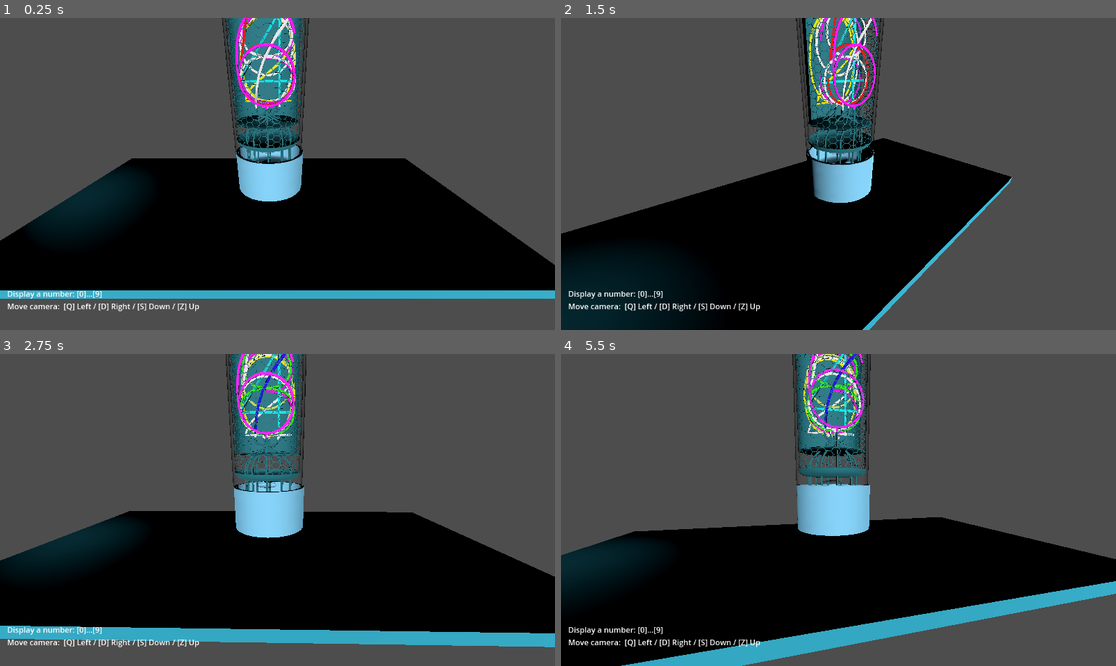
Above: before the commit, frames 1-4 (two rows, left to right).
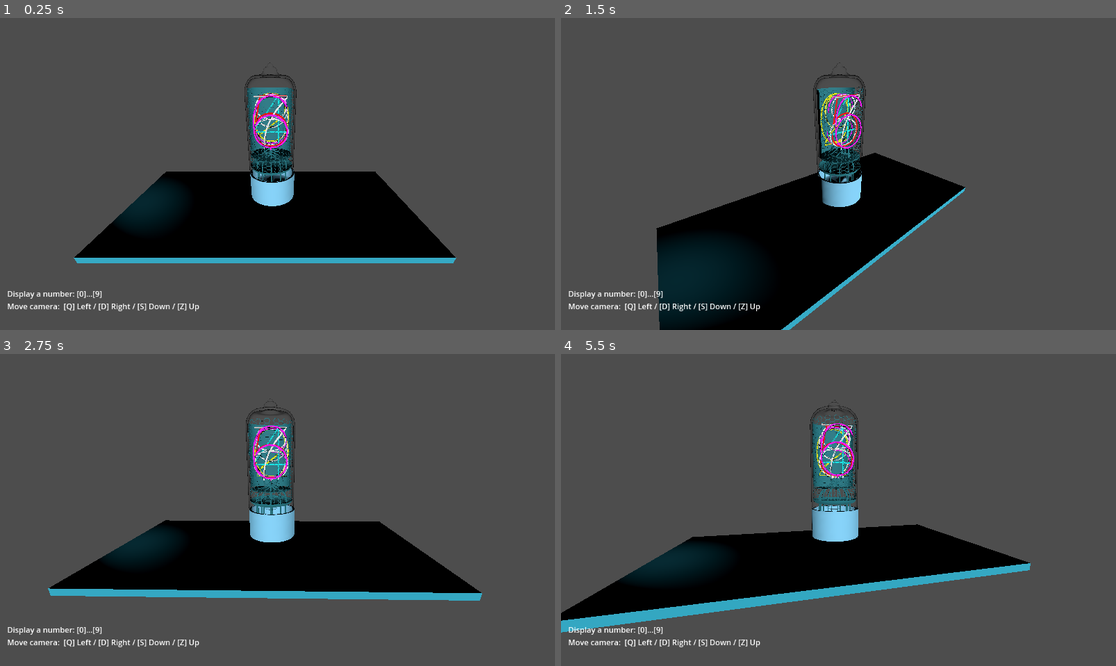
Above: after the commit, the same moments.

Repository: HackTechDev/NixieTubes
Game: Godot game, scene res://scenes/main.tscn
The game is run twice, just before and just after one commit, with the same random seed, the same clock (stepped at 60 frames per second) and the same inputs.
Inputs:
- Up to frame 1 (0.25 s): no input
- Up to frame 2 (1.5 s): tap Enter at 0.5 s; hold D (key_D) 0.53-1.28 s; tap A (key_Q) at 1.35 s
- Up to frame 3 (2.75 s): tap Space at 2 s; hold S (key_S) from 2.03 s (still down)
- Up to frame 4 (5.5 s): release S (key_S) at 2.78 s; tap W (key_Z) at 2.85 s; tap Enter at 3.5 s; hold D (key_D) 3.53-4.28 s; tap A (key_Q) at 4.35 s; tap Space at 5 s; hold S (key_S) from 5.03 s (still down)

The runs differ from the first frame. In frame 1, 29% of the frame differs, in the area x 0-100%, y 0-90%; in frame 2, 23%; in frame 3, 31%, in the area x 0-100%, y 0-94%; in frame 4, 30%.

Commit message:
[Update] Camera position

Diff:
--- a/scenes/main.tscn
+++ b/scenes/main.tscn
@@ -33,7 +33,7 @@
 script = ExtResource("1_0cb44")
 
 [node name="Camera3D" type="Camera3D" parent="cam_gimbal"]
-transform = Transform3D(1, 0, 0, 0, 0.885734, 0.464193, 0, -0.464193, 0.885734, 0, 0.676916, 4.49922)
+transform = Transform3D(1, 0, 0, 0, 0.885734, 0.464193, 0, -0.464193, 0.885734, 0, 2.14114, 6.30801)
 script = ExtResource("2_sjbrw")
 
 [node name="SpotLight3D2" type="SpotLight3D" parent="."]
